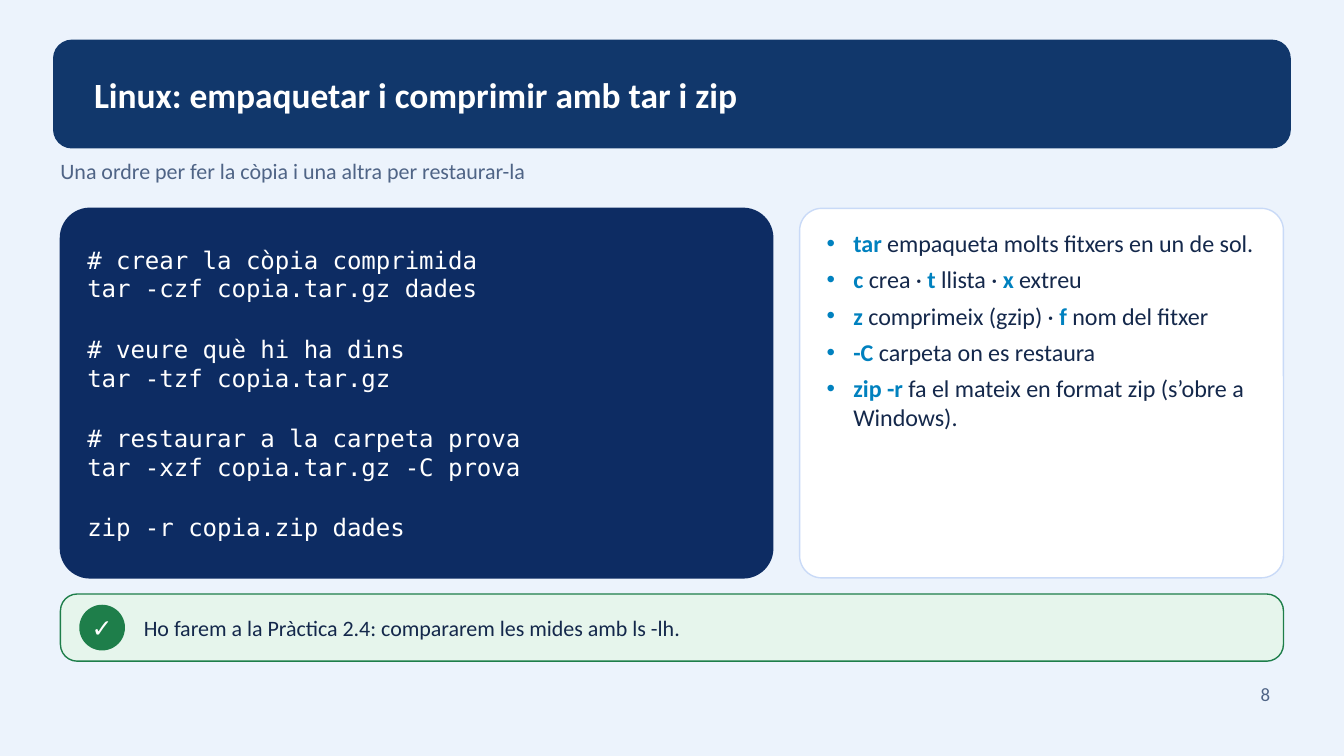
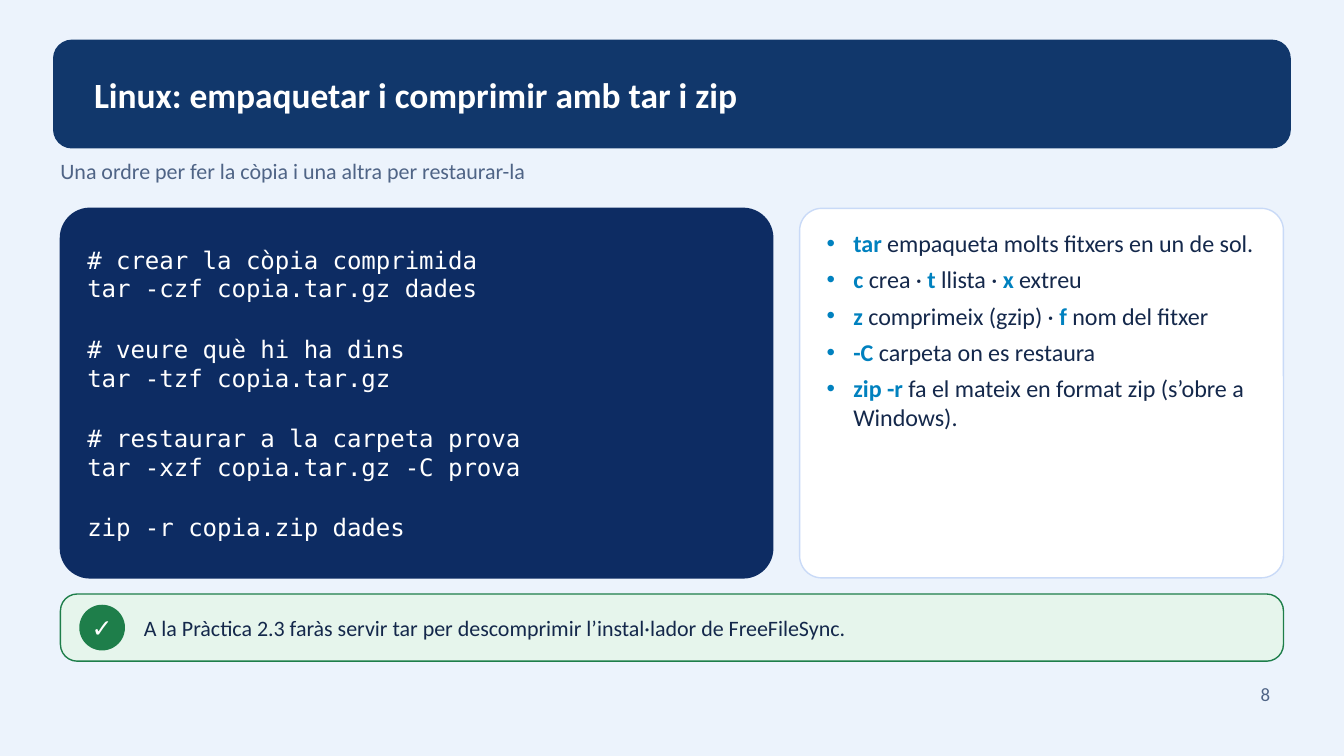
Before and after one commit to ejgutierrez74/smx-seguretat-informatica, a slide deck: slide 8 of materials-ra2/part-iv.pptx. Drawn at 1344x756 pixels with LibreOffice and Linux fonts; fonts in the diff are those of the drawing. Boxes give left, top, right and bottom in pixels: in the first picture for what was removed or moved away, otherwise in the second. Text is boxed around its words. In the diff, an @@ line names an element or a change of style, - is before the commit and + after.

```diff
--- a/materials-ra2/part-iv.pptx
+++ b/materials-ra2/part-iv.pptx
@@ text at (x1=144, y1=620, x2=845, y2=640): text changed @@
-Ho farem a la Pràctica 2.4: compararem les mides amb ls -lh.
+A la Pràctica 2.3 faràs servir tar per descomprimir l’instal·lador de FreeFileSync.
```
Also in this commit, not shown: 3 other slides changed, 8 other files.
